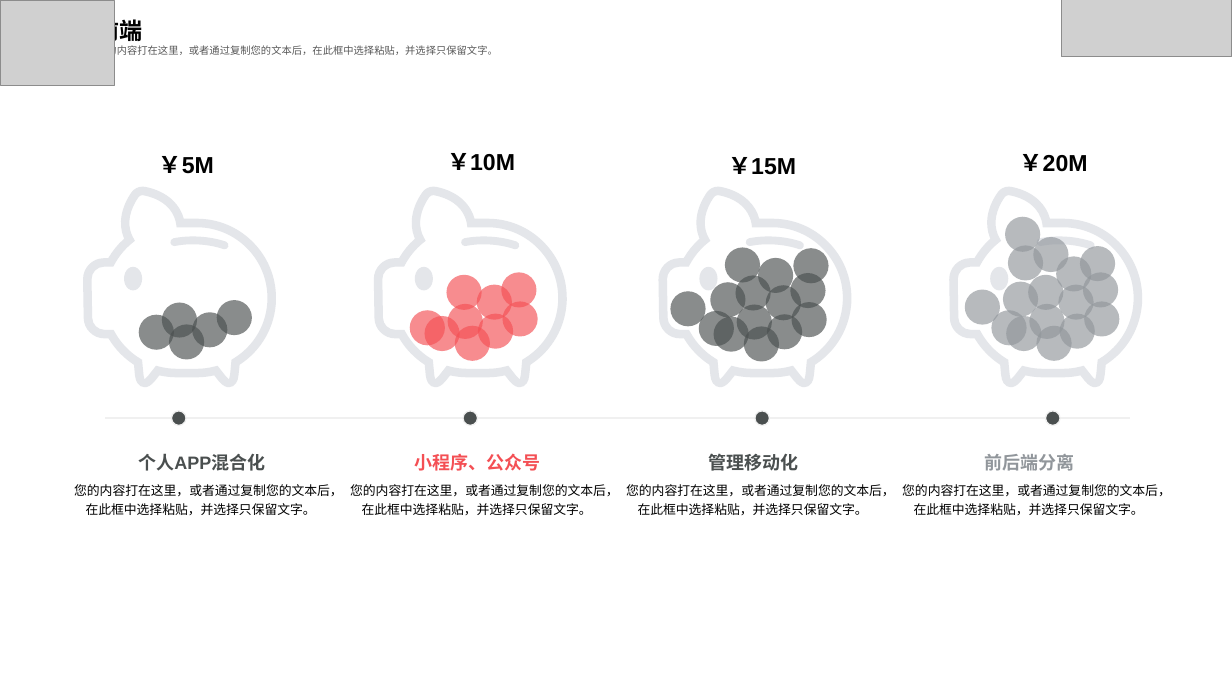
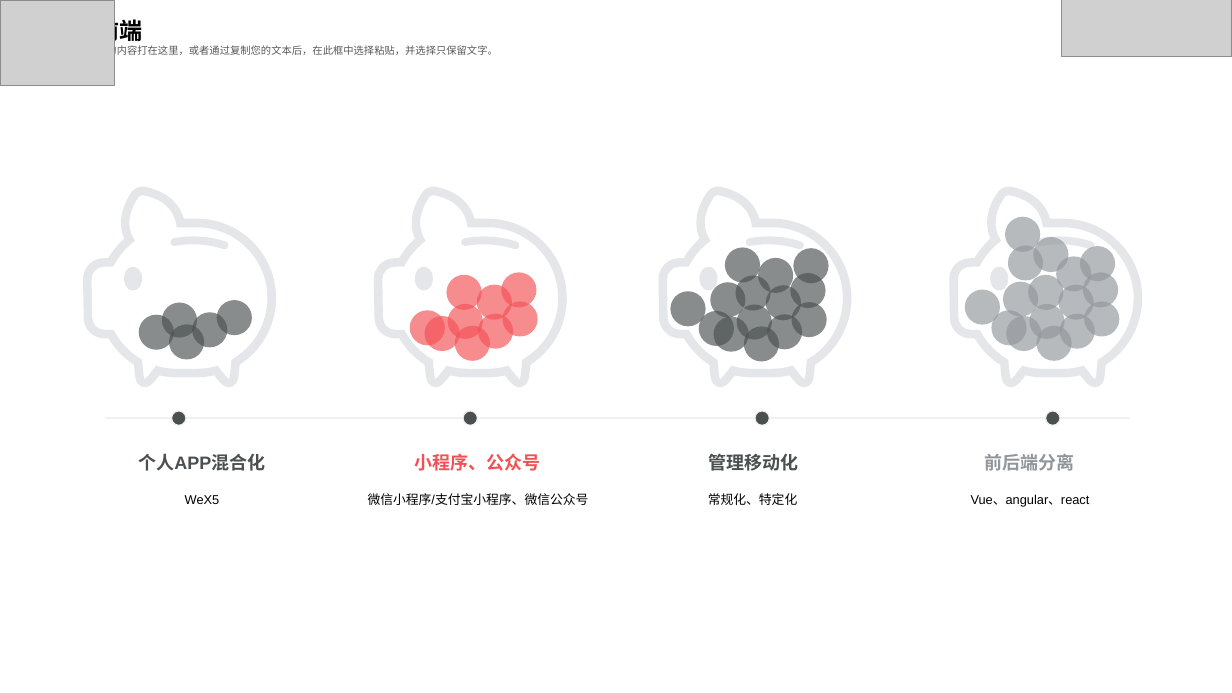
Before and after one commit to feiweihy/SpringCloud, a slide deck: slide 15 of documents/1-技术交流/中交金卡技术交流20190505.pptx. Drawn at 1232x693 pixels with LibreOffice and Linux fonts; fonts in the diff are those of the drawing; grey boxes stand for pictures. Boxes give left, top, right and bottom in pixels: in the first picture for what was removed or moved away, otherwise in the second. Text is boxed around its words. In the diff, an @@ line names an element or a change of style, - is before the commit and + after.

```diff
--- a/documents/1-技术交流/中交金卡技术交流20190505.pptx
+++ b/documents/1-技术交流/中交金卡技术交流20190505.pptx
@@ text removed at bbox=[159, 156, 214, 174] @@
-￥5M
@@ text removed at bbox=[447, 153, 515, 171] @@
-￥10M
@@ text removed at bbox=[728, 157, 796, 175] @@
-￥15M
@@ text removed at bbox=[1020, 154, 1088, 172] @@
-￥20M
@@ text at bbox=[185, 495, 220, 504]: text changed @@
-您的内容打在这里，或者通过复制您的文本后，在此框中选择粘贴，并选择只保留文字。
+WeX5
@@ text at bbox=[368, 493, 589, 505]: text changed @@
-您的内容打在这里，或者通过复制您的文本后，在此框中选择粘贴，并选择只保留文字。
+微信小程序/支付宝小程序、微信公众号
@@ text at bbox=[708, 493, 798, 505]: text changed @@
-您的内容打在这里，或者通过复制您的文本后，在此框中选择粘贴，并选择只保留文字。
+常规化、特定化
@@ text at bbox=[971, 494, 1090, 507]: text changed @@
-您的内容打在这里，或者通过复制您的文本后，在此框中选择粘贴，并选择只保留文字。
+Vue、angular、react
```
Also in this commit, not shown: 3 other slides changed.
